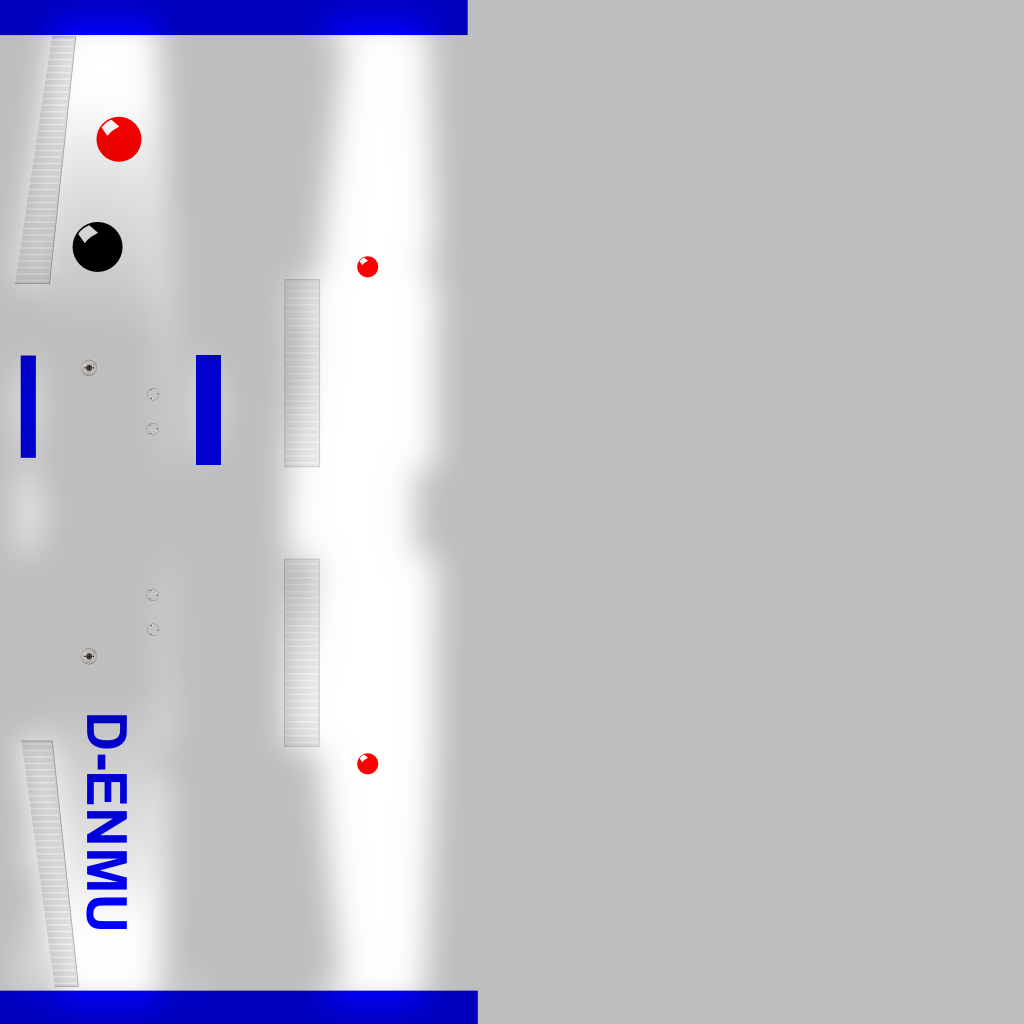
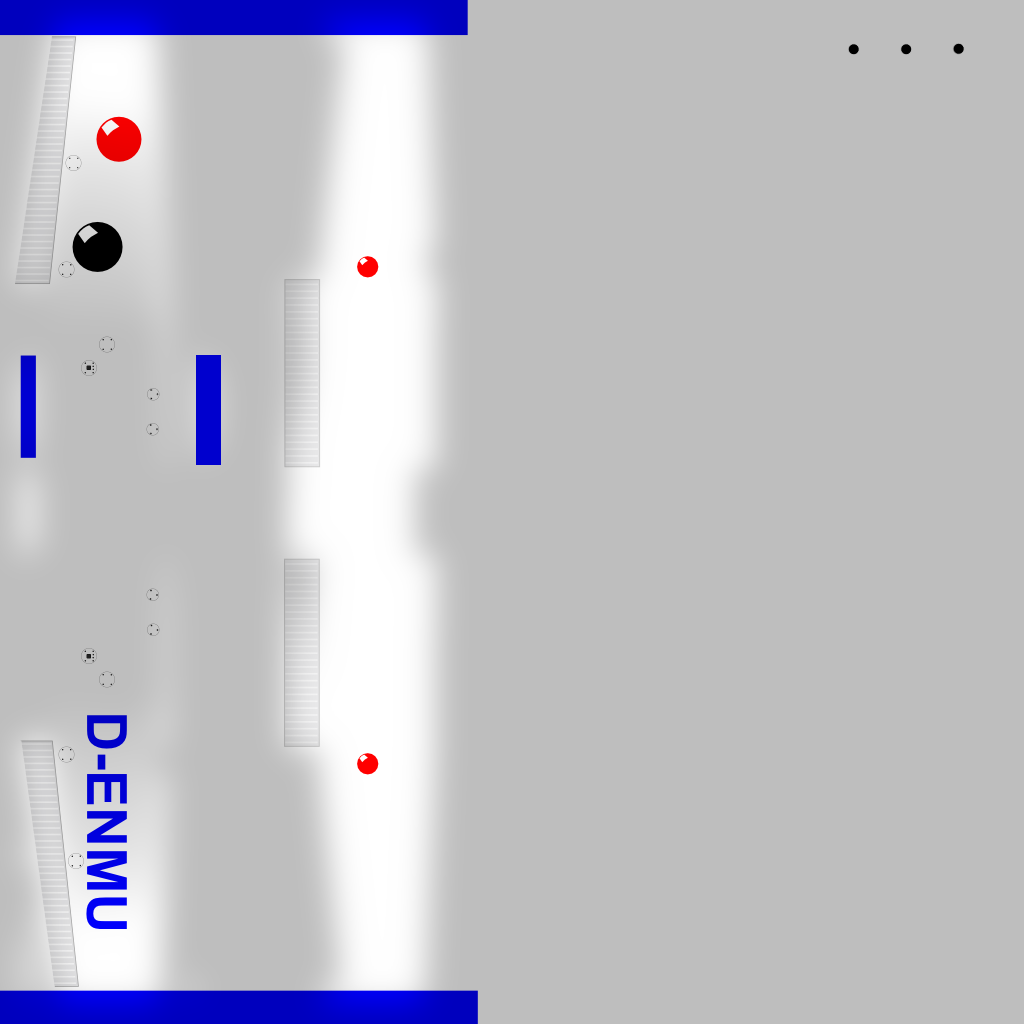
Two versions of the same layered image (1024 x 1024). Layer-by-layer changes:
painted on "Clipboard #1" over [left=58, top=43, right=965, bottom=869]
